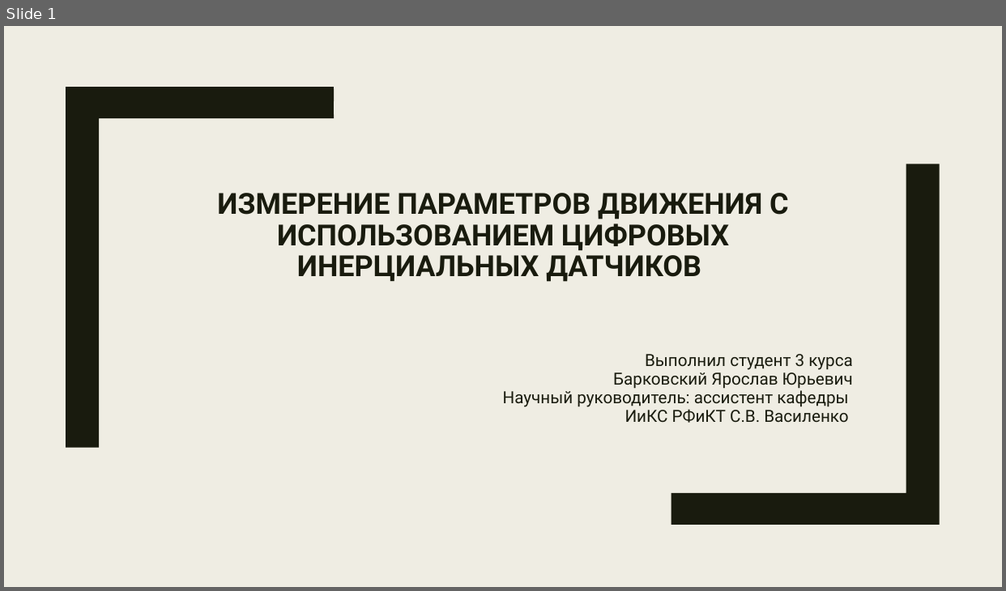
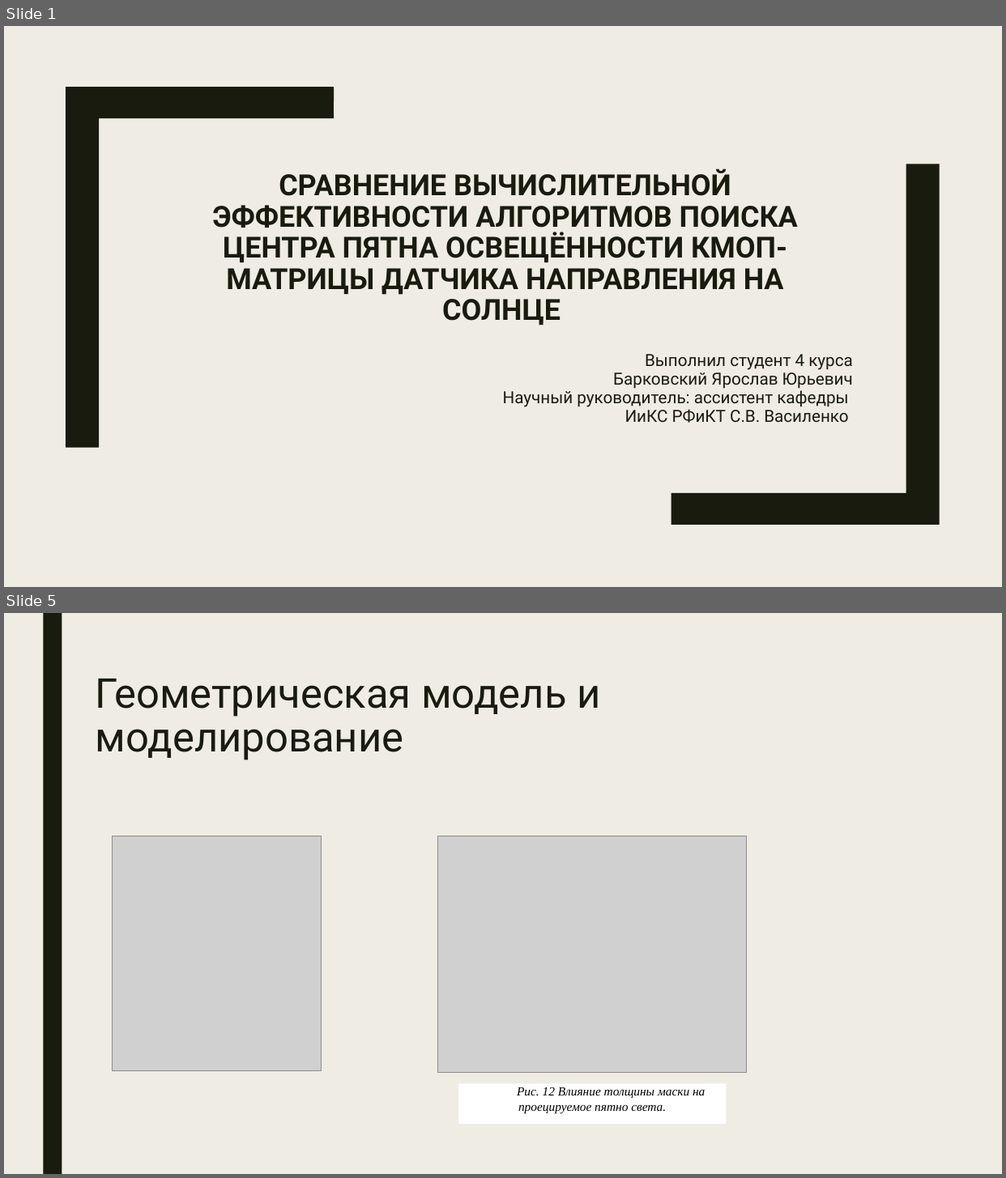
Before and after one commit to BarikQ/course_4, a slide deck: Презентация 5.pptx. Shown one above the other, each under a label of ours: slide 1 before the commit, slides 1 and 5 after it; the slides between them are not shown. The pictures are 1006x591 and 1006x1178 pixels, drawn with LibreOffice and Linux fonts; fonts in the diff are those of the drawing; grey boxes stand for pictures. Boxes give left, top, right and bottom in pixels: in the first picture for what was removed or moved away, otherwise in the second. Text is boxed around its words. In the diff, an @@ line names an element or a change of style, - is before the commit and + after.

```diff
--- a/Презентация 5.pptx
+++ b/Презентация 5.pptx
@@ slide 5 added at bbox=[4, 613, 1002, 1174], background #EFEDE3 @@
@@ rectangle added at bbox=[43, 613, 62, 1174], fill #191B0E @@
@@ title added at bbox=[96, 679, 600, 760], 39.6 pt, text #191B0E @@
+Геометрическая модель и моделирование
@@ picture added at bbox=[112, 836, 322, 1071] @@
@@ picture added at bbox=[438, 836, 746, 1072] @@
@@ rectangle added at bbox=[458, 1084, 726, 1123], fill #FFFFFF, 12 pt, text #000000, italic @@
+Рис. 12 Влияние толщины маски на проецируемое пятно света.
@@ slide 1 changed as well @@
@@ title at bbox=[212, 169, 798, 325]: text changed @@
-ИЗМЕРЕНИЕ ПАРАМЕТРОВ ДВИЖЕНИЯ С ИСПОЛЬЗОВАНИЕМ ЦИФРОВЫХ ИНЕРЦИАЛЬНЫХ ДАТЧИКОВ
+СРАВНЕНИЕ ВЫЧИСЛИТЕЛЬНОЙ ЭФФЕКТИВНОСТИ АЛГОРИТМОВ ПОИСКА ЦЕНТРА ПЯТНА ОСВЕЩЁННОСТИ КМОП-МАТРИЦЫ ДАТЧИКА НАПРАВЛЕНИЯ НА СОЛНЦЕ
@@ subtitle at bbox=[645, 354, 852, 370]: text changed @@
-Выполнил студент 3 курса
+Выполнил студент 4 курса
```
Also in this commit, not shown: 2 other slides changed, 12 other slides added, 8 slides removed, 1 other file.
